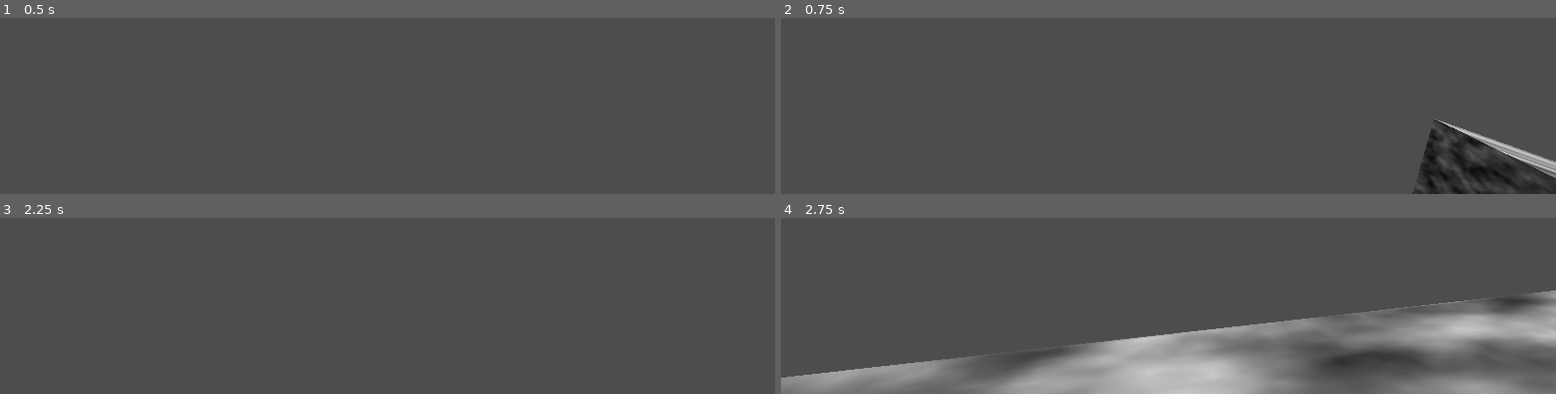
Above: before the commit, frames 1-4 (two rows, left to right).
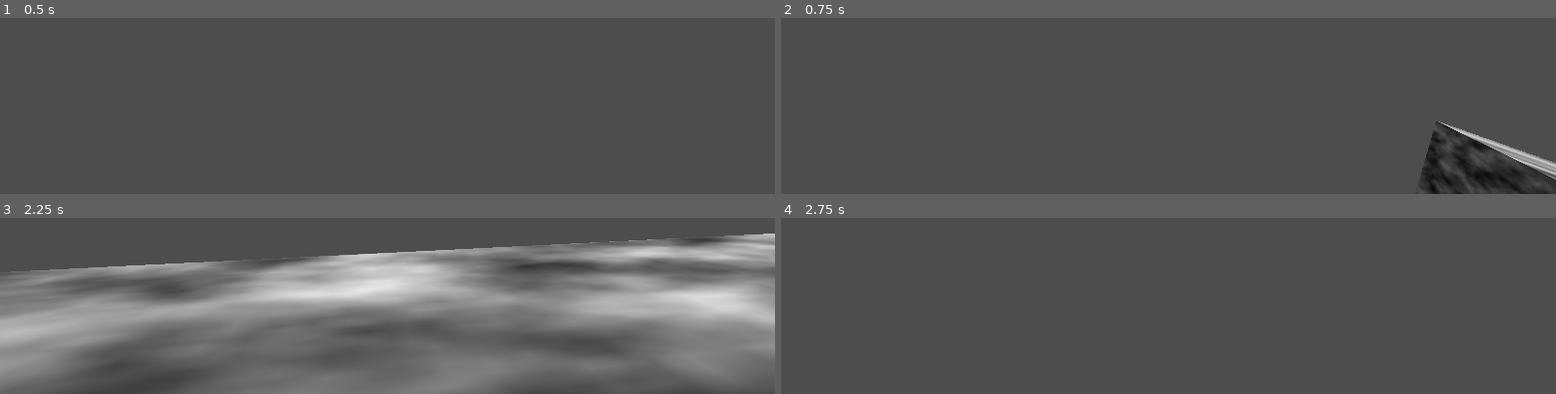
Above: after the commit, the same moments.

Repository: MoustachedMamba/Zarg
Game: Godot game, scene res://testscene.tscn
Two runs of this game, one before a commit and one after it. Both use one fixed random seed, a clock stepped at 60 frames per second and the inputs below.
Inputs (mouse positions are in pixels of both pictures, inside the frame that each line leads up to):
- Up to frame 1 (0.5 s): no input
- Up to frame 2 (0.75 s): tap Enter at 0.5 s; move the mouse to (outside the picture) at 0.52 s; hold W (Forward) from 0.53 s (still down); hold Ctrl (Crouch) from 0.53 s (still down)
- Up to frame 3 (2.25 s): keep holding W (Forward); tap Space (Jump) at 0.77, 1.25, 1.52 s; move the mouse to (outside the picture) at 1.27 s; release Ctrl (Crouch) at 1.28 s; click (outside the picture) at 1.35 s; tap Enter at 2 s; move the mouse to (outside the picture) at 2.02 s; hold Shift (Sprint) from 2.03 s (still down)
- Up to frame 4 (2.75 s): keep holding W (Forward); keep holding Shift (Sprint)

Frame 1 is identical in both runs. In frame 2, 0.9% of the frame differs, in the area x 81-100%, y 57-100%; in frame 3, 57%, in the area x 0-100%, y 8-100%; in frame 4, 25%.

Commit message:
headbob fix+killvolume
aa

Diff:
--- a/char_ctrlr.gd
+++ b/char_ctrlr.gd
@@ -1,15 +1,17 @@
 extends CharacterBody3D
 
 
-@export var walk_speed = 3.5
+@export var walk_speed = 4.0
 @export var sprint_speed = 7.0
-@export var crouch_walk_speed = 2.0
+@export var crouch_walk_speed = 2.5
 @export var jump_velocity = 5.0
 @export var sensitivity = Vector2(0.25,0.4)
 @export var camera_responsive = Vector2(7.0,7.0)
 @export var air_control = 0.0
 @export var gain_accel = 4.0
-@export var lose_accel = 5.5
+@export var lose_accel = 6.5
+@export var bob_amp = 0.02
+@export var bob_fr = 3.0
 @onready var head = $head
 @onready var headbob = $head/headbobcentre
 @onready var collider = $CollisionShape3D
@@ -27,7 +29,10 @@
 var stand_height
 var lean = 0
 var vert_offset = 0.0
+var start_pos
+
 func _ready():
+	start_pos = position
 	Input.set_mouse_mode(Input.MOUSE_MODE_CAPTURED)
 	stand_height = collider.shape.height
 
@@ -70,8 +75,8 @@
 
 func _process(delta):
 	if is_on_floor():
-		head_bob_timer += delta*velocity.length()*3.0
-	headbob.position.y = sin(head_bob_timer)*0.1
+		head_bob_timer += delta*velocity.length()*bob_fr
+	headbob.position.y = sin(head_bob_timer)*clamp(current_speed,3.0,5.0)*bob_amp
 	vert_offset = lerp(vert_offset,clamp(velocity.y,-10.0,6)*0.07,delta*4.0)
 	headbob.position.y += vert_offset*1.6
 
@@ -130,3 +135,7 @@
 
 func camera_fov_control():
 	$head/headbobcentre/Camera3D.set_fov(70+0.2*Vector2(velocity.z,velocity.x).length()*current_speed + 0.4*abs(head.rotation_degrees.z))
+
+
+func die():
+	position = start_pos
--- /dev/null
+++ b/killvolume.gd
@@ -0,0 +1,14 @@
+extends Area3D
+
+
+# Called when the node enters the scene tree for the first time.
+func _ready():
+	body_entered.connect(overlap)
+
+# Called every frame. 'delta' is the elapsed time since the previous frame.
+func _process(_delta):
+	pass
+
+func overlap(body):
+	if body is CharacterBody3D:
+		body.die()
--- a/testscene.tscn
+++ b/testscene.tscn
@@ -1,6 +1,7 @@
-[gd_scene load_steps=9 format=3 uid="uid://cjed726atn3tc"]
+[gd_scene load_steps=11 format=3 uid="uid://cjed726atn3tc"]
 
 [ext_resource type="PackedScene" uid="uid://blvmdr608af46" path="res://char_ctrlr.tscn" id="1_8w41q"]
+[ext_resource type="Script" path="res://killvolume.gd" id="2_bbpmc"]
 
 [sub_resource type="BoxShape3D" id="BoxShape3D_m0wf8"]
 size = Vector3(18.85, 1, 12.38)
@@ -22,6 +23,9 @@
 [sub_resource type="BoxMesh" id="BoxMesh_rf37o"]
 size = Vector3(1.415, 2.665, 4)
 
+[sub_resource type="BoxShape3D" id="BoxShape3D_p5iun"]
+size = Vector3(100, 2, 100)
+
 [node name="Node3D" type="Node3D"]
 
 [node name="StaticBody3D" type="StaticBody3D" parent="."]
@@ -38,7 +42,8 @@
 transform = Transform3D(1, 0, 0, 0, 0.592702, 0.805422, 0, -0.805422, 0.592702, 0, 7.95953, 0)
 
 [node name="CharacterBody3D" parent="." instance=ExtResource("1_8w41q")]
-transform = Transform3D(1, 0, 0, 0, 1, 0, 0, 0, 1, 1.74839, 6.63781, 0.625831)
+transform = Transform3D(1, 0, 0, 0, 1, 0, 0, 0, 1, 1.82474, 6.67525, 0.573926)
+bob_fr = 2.5
 
 [node name="StaticBody3D2" type="StaticBody3D" parent="."]
 transform = Transform3D(1, 0, 0, 0, 1, 0, 0, 0, 1, -5.67664, 3.09101, 0)
@@ -104,3 +109,13 @@
 mesh = SubResource("BoxMesh_rf37o")
 skeleton = NodePath("../../StaticBody3D3")
 surface_material_override/0 = SubResource("StandardMaterial3D_lq77h")
+
+[node name="Area3D" type="Area3D" parent="."]
+transform = Transform3D(1, 0, 0, 0, 1, 0, 0, 0, 1, 0, -7.10076, 0)
+collision_layer = 3
+collision_mask = 2
+script = ExtResource("2_bbpmc")
+
+[node name="CollisionShape3D" type="CollisionShape3D" parent="Area3D"]
+transform = Transform3D(1, 0, 0, 0, 1, 0, 0, 0, 1, 1.72692, 1.77623, -0.138409)
+shape = SubResource("BoxShape3D_p5iun")
